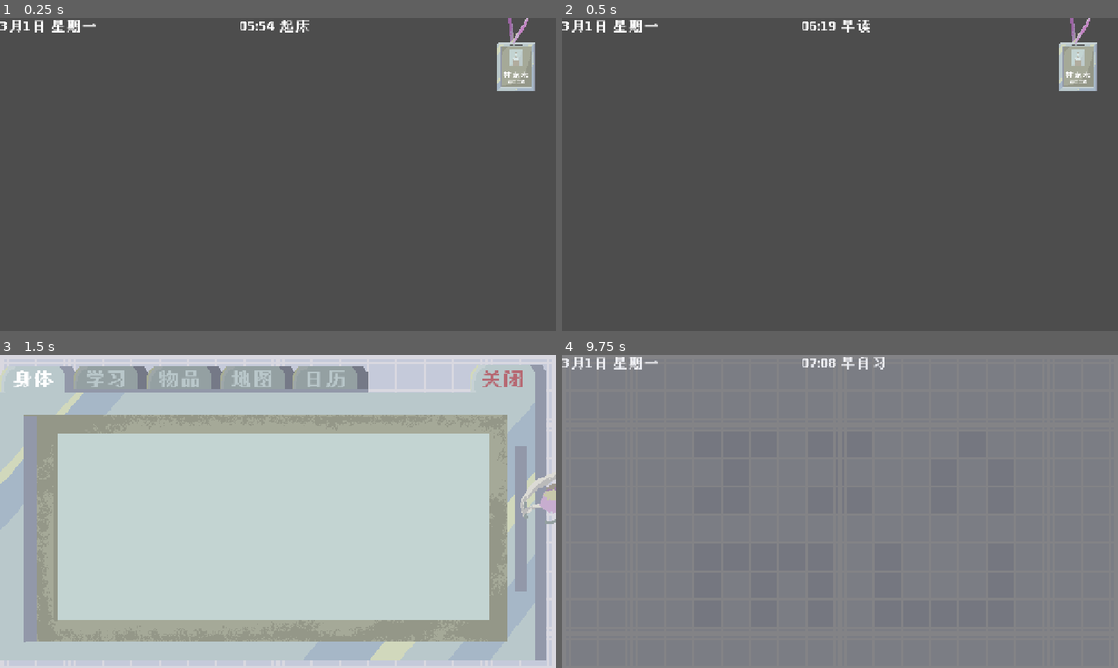
Above: before the commit, frames 1-4 (two rows, left to right).
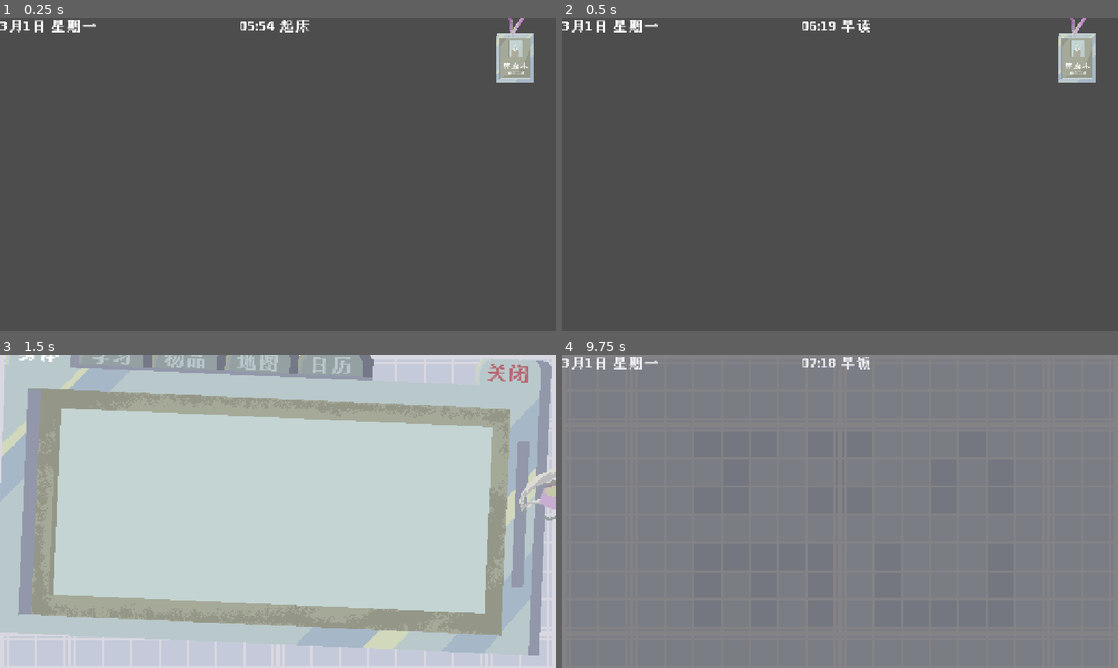
Above: after the commit, the same moments.

Repository: mu142857/School-Rules
Game: Godot game, scene res://ui/hud.tscn
Two runs of this game, one before a commit and one after it. Both use one fixed random seed, a clock stepped at 60 frames per second and the inputs below. The project has no main scene, so this scene is started directly.
Inputs (mouse positions are in pixels of both pictures, inside the frame that each line leads up to; where the layout moved, square brackets give the same spot in the first picture):
- Up to frame 1 (0.25 s): no input
- Up to frame 2 (0.5 s): no input
- Up to frame 3 (1.5 s): click (517, 395) [517, 405] at 0.5 s; click (439, 358) at 1.25 s, where only the run before the commit has a clickable "关闭"
- Up to frame 4 (9.75 s): click "身体" at 2 s; click "学习" at 2.75 s; click "物品" at 3.5 s; click "地图" at 4.25 s; click "日历" at 5 s; click "身体" at 5.75 s; click "学习" at 6.5 s; click "物品" at 7.25 s; click "地图" at 8 s; click "日历" at 8.75 s; click "关闭" at 9.5 s

The runs differ from the first frame. In frame 1, 0.9% of the frame differs, in the area x 89-97%, y 0-24%; in frame 2, 0.9%; in frame 3, 27%, in the area x 0-100%, y 0-98%; in frame 4, 0.1%.

Commit message:
Create body panel

Diff:
--- /dev/null
+++ b/senior-year-of-high-school/ui/body_panel.tscn
@@ -0,0 +1,7 @@
+[gd_scene format=3 uid="uid://v1hb11lw71jy"]
+
+[node name="body_panel" type="Control"]
+layout_mode = 3
+anchors_preset = 0
+offset_right = 40.0
+offset_bottom = 40.0
--- a/senior-year-of-high-school/ui/hud.gd
+++ b/senior-year-of-high-school/ui/hud.gd
@@ -50,19 +50,27 @@
 		slide_tween.kill()
 	slide_tween = create_tween()
 
+	slide_tween.tween_property(info_button_pack, "scale", Vector2(1.7, 1.2), 0.1)
 	# 先往下一点（惯性）
-	slide_tween.tween_property(info_button_pack, "position:y", original_position.y + 20, 0.1).set_ease(Tween.EASE_OUT)
+	slide_tween.parallel().tween_property(info_button_pack, "position:y", original_position.y + 20, 0.1).set_ease(Tween.EASE_OUT)
+
+	slide_tween.parallel().tween_property(rope1, "rotation_degrees", 15, 0.2)
+	slide_tween.parallel().tween_property(rope2, "rotation_degrees", -168, 0.2)
 	# 缩小一点
-	slide_tween.parallel().tween_property(info_button_pack, "scale", Vector2(1.3, 1.3), 0.1)
+	slide_tween.tween_property(info_button_pack, "scale", Vector2(1.5, 1.3), 0.1)
 
 	# 绳子收紧
-	slide_tween.parallel().tween_property(rope1, "rotation_degrees", -9.9, 0.2)
-	slide_tween.parallel().tween_property(rope2, "rotation_degrees", -154.7, 0.2)
+	slide_tween.parallel().tween_property(rope1, "rotation_degrees", 0, 0.1)
+	slide_tween.parallel().tween_property(rope2, "rotation_degrees", -150, 0.1)
 
 	# 然后往上滑出
 	slide_tween.tween_property(info_button_pack, "position:y", -180, 0.2).set_ease(Tween.EASE_IN)
 	# 恢复大小
-	slide_tween.parallel().tween_property(info_button_pack, "scale", Vector2(1, 1), 0.2)
+	slide_tween.parallel().tween_property(info_button_pack, "scale", Vector2(0.5, 1.0), 0.2)
+
+	# 绳子收紧
+	slide_tween.parallel().tween_property(rope1, "rotation_degrees", -20, 0.2)
+	slide_tween.parallel().tween_property(rope2, "rotation_degrees", -135, 0.2)
 
 
 	slide_tween.tween_callback(_on_slide_out_finished)
@@ -86,17 +94,19 @@
 
 	# 初始状态：在上方，绳子收紧
 	info_button_pack.position.y = -180
-	info_button_pack.scale = Vector2(1, 1)
+	info_button_pack.scale = Vector2(0.9, 1)
 	rope1.rotation_degrees = -9.9
 	rope2.rotation_degrees = -154.7
 
 	# 往下掉，多掉一点（超过原位置）
-	slide_tween.tween_property(info_button_pack, "position:y", original_position.y + 30, 0.25).set_ease(Tween.EASE_IN)
+	slide_tween.tween_property(info_button_pack, "position:y", original_position.y + 10, 0.2).set_ease(Tween.EASE_IN)
+	slide_tween.parallel().tween_property(info_button_pack, "scale", Vector2(1, 1.2), 0.2)
 
 	# 回弹到原位，绳子放松
-	slide_tween.tween_property(info_button_pack, "position:y", original_position.y, 0.15).set_ease(Tween.EASE_OUT)
-	slide_tween.parallel().tween_property(rope1, "rotation_degrees", 10.1, 0.15)
-	slide_tween.parallel().tween_property(rope2, "rotation_degrees", -162.1, 0.15)
+	slide_tween.tween_property(info_button_pack, "position:y", original_position.y, 0.1)
+	slide_tween.parallel().tween_property(info_button_pack, "scale", Vector2(1, 1), 0.1)
+	slide_tween.parallel().tween_property(rope1, "rotation_degrees", 10.1, 0.1)
+	slide_tween.parallel().tween_property(rope2, "rotation_degrees", -162.1, 0.1)
 
 	slide_tween.tween_callback(_on_slide_in_finished)
 
--- a/senior-year-of-high-school/ui/hud.tscn
+++ b/senior-year-of-high-school/ui/hud.tscn
@@ -43,10 +43,10 @@
 
 [node name="InfoButtonPack" type="Control" parent="Control"]
 anchors_preset = 0
-offset_left = 23.0
-offset_top = 14.0
-offset_right = 63.0
-offset_bottom = 54.0
+offset_left = 22.0
+offset_top = -7.0
+offset_right = 62.0
+offset_bottom = 33.0
 pivot_offset = Vector2(1163, 12)
 mouse_filter = 1
 
